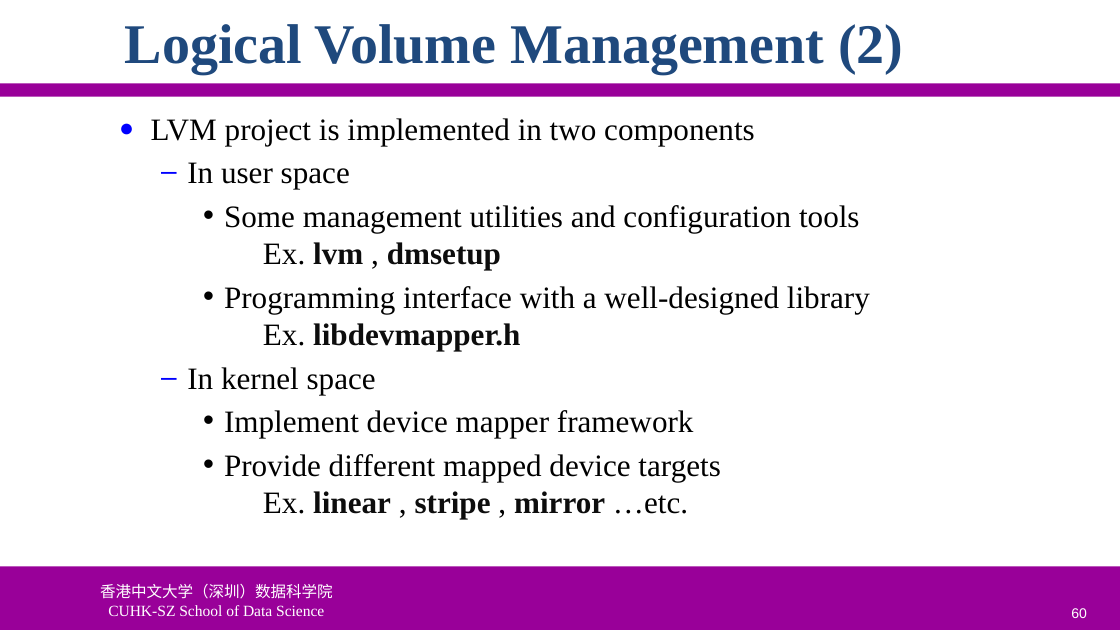
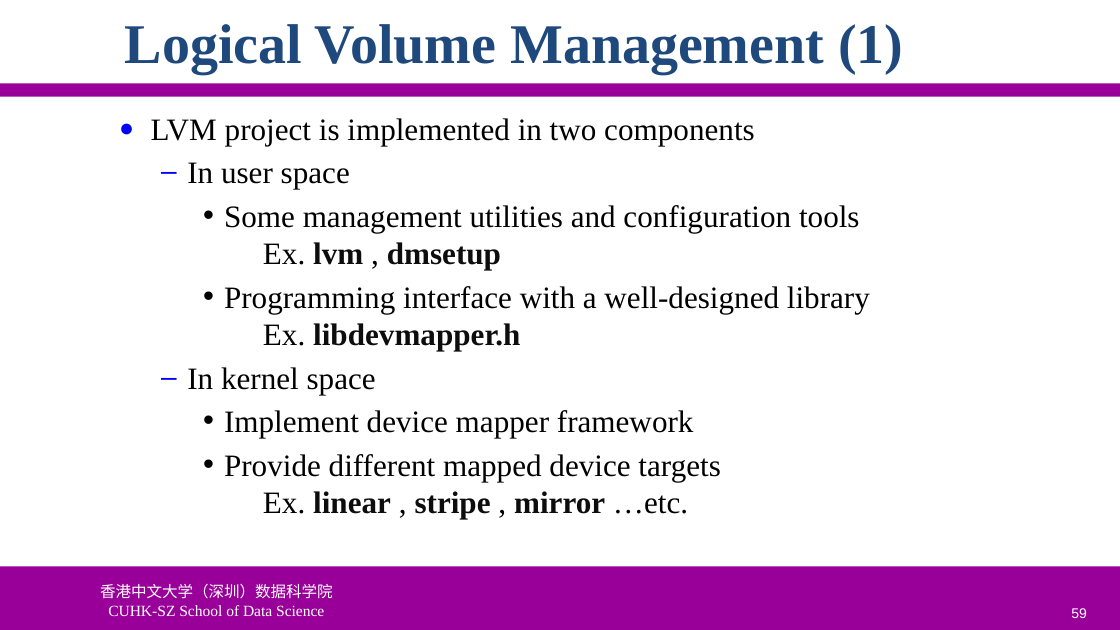
Before and after one commit to ychung1103/ychung1103.github.io, a slide deck: slide 59 of Slides/CSC6103/VT-05 Storage Virtualization.pptx (slide 60 before the commit). Drawn at 1120x630 pixels with LibreOffice and Linux fonts; fonts in the diff are those of the drawing; background and template pictures are left out. Boxes give left, top, right and bottom in pixels: in the first picture for what was removed or moved away, otherwise in the second. Text is boxed around its words. In the diff, an @@ line names an element or a change of style, - is before the commit and + after.

```diff
--- a/Slides/CSC6103/VT-05 Storage Virtualization.pptx
+++ b/Slides/CSC6103/VT-05 Storage Virtualization.pptx
@@ title at (x1=125, y1=24, x2=903, y2=74): text changed @@
-Logical Volume Management (2)
+Logical Volume Management (1)
@@ page number at (x1=1071, y1=608, x2=1087, y2=618): text changed @@
-60
+59
```
Also in this commit, not shown: 11 other slides changed, 1 slide added.
